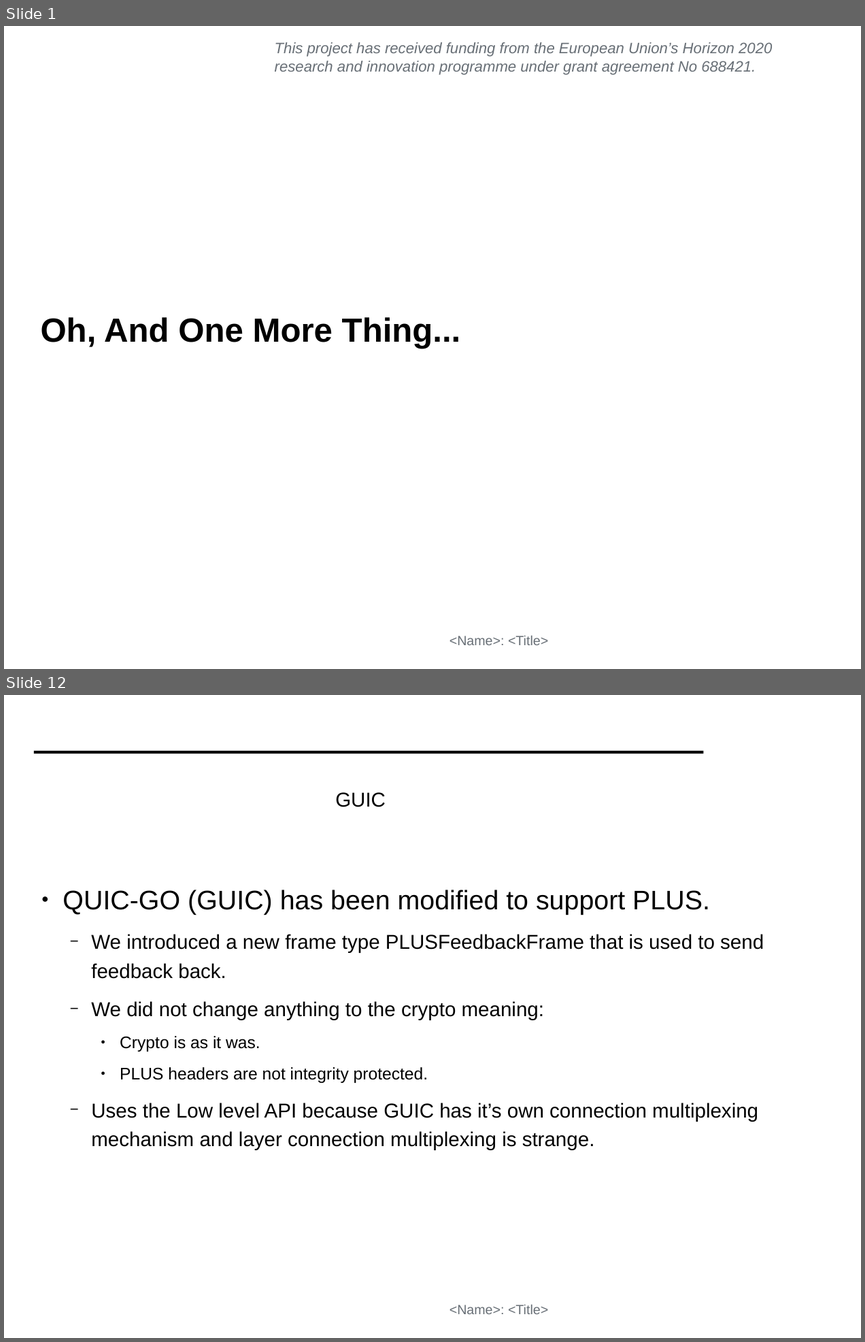
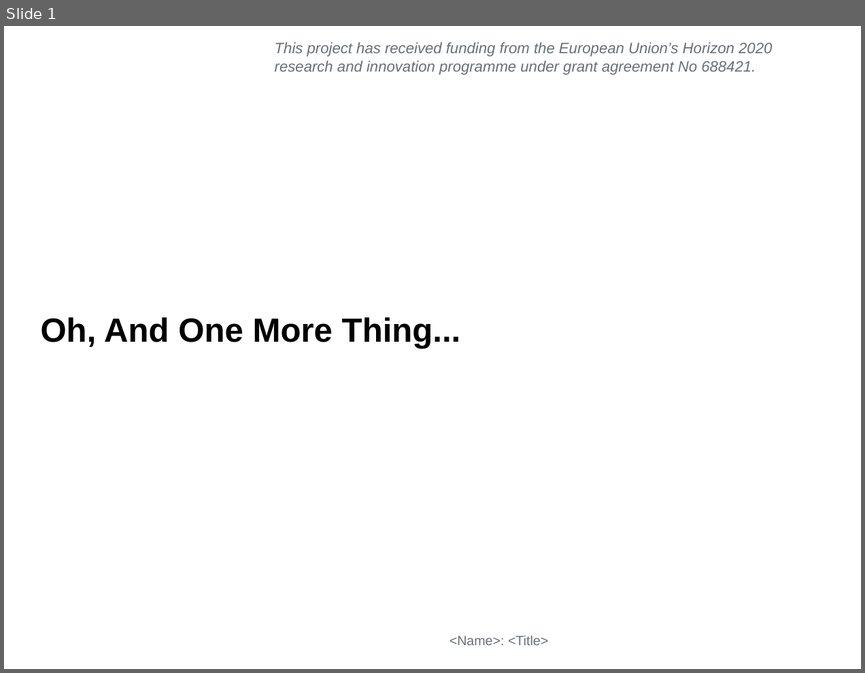
Before and after one commit to mami-project/roadshows, a slide deck: mami-cambridge/ZHAW_PLUS.odp. Shown one above the other, each under a label of ours: slides 1 and 12 before the commit, slide 1 after it; the slides between them are not shown. The pictures are 865x1342 and 865x673 pixels, drawn with LibreOffice and Linux fonts; fonts in the diff are those of the drawing; background and template pictures are left out. Boxes give left, top, right and bottom in pixels: in the first picture for what was removed or moved away, otherwise in the second. Text is boxed around its words. In the diff, an @@ line names an element or a change of style, - is before the commit and + after.

Commit message:
News on PLUS from ZHAW

```diff
--- a/mami-cambridge/ZHAW_PLUS.odp
+++ b/mami-cambridge/ZHAW_PLUS.odp
@@ slide 12 removed at (4, 695, 861, 1338), background #FFFFFF; not listed: 1 template element that a slide beside it also shows @@
@@ rectangle removed at (34, 751, 704, 753) @@
@@ title removed at (335, 792, 385, 807) @@
-GUIC
@@ text removed at (62, 889, 764, 1150) @@
-● QUIC-GO (GUIC) has been modified to support PLUS.
-  − We introduced a new frame type PLUSFeedbackFrame that is used to send feedback back.
-  − We did not change anything to the crypto meaning:
-    ● Crypto is as it was.
-    ● PLUS headers are not integrity protected.
-  − Uses the Low level API because GUIC has it’s own connection multiplexing mechanism and layer connection multiplexing is strange.
```
Also in this commit, not shown: 5 slides added, 16 other slides removed.
